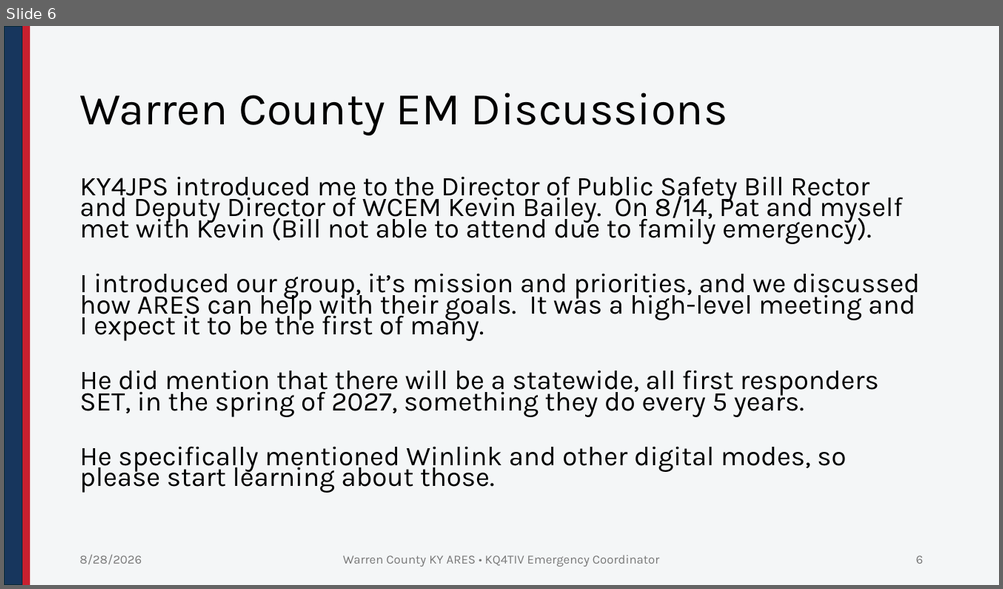
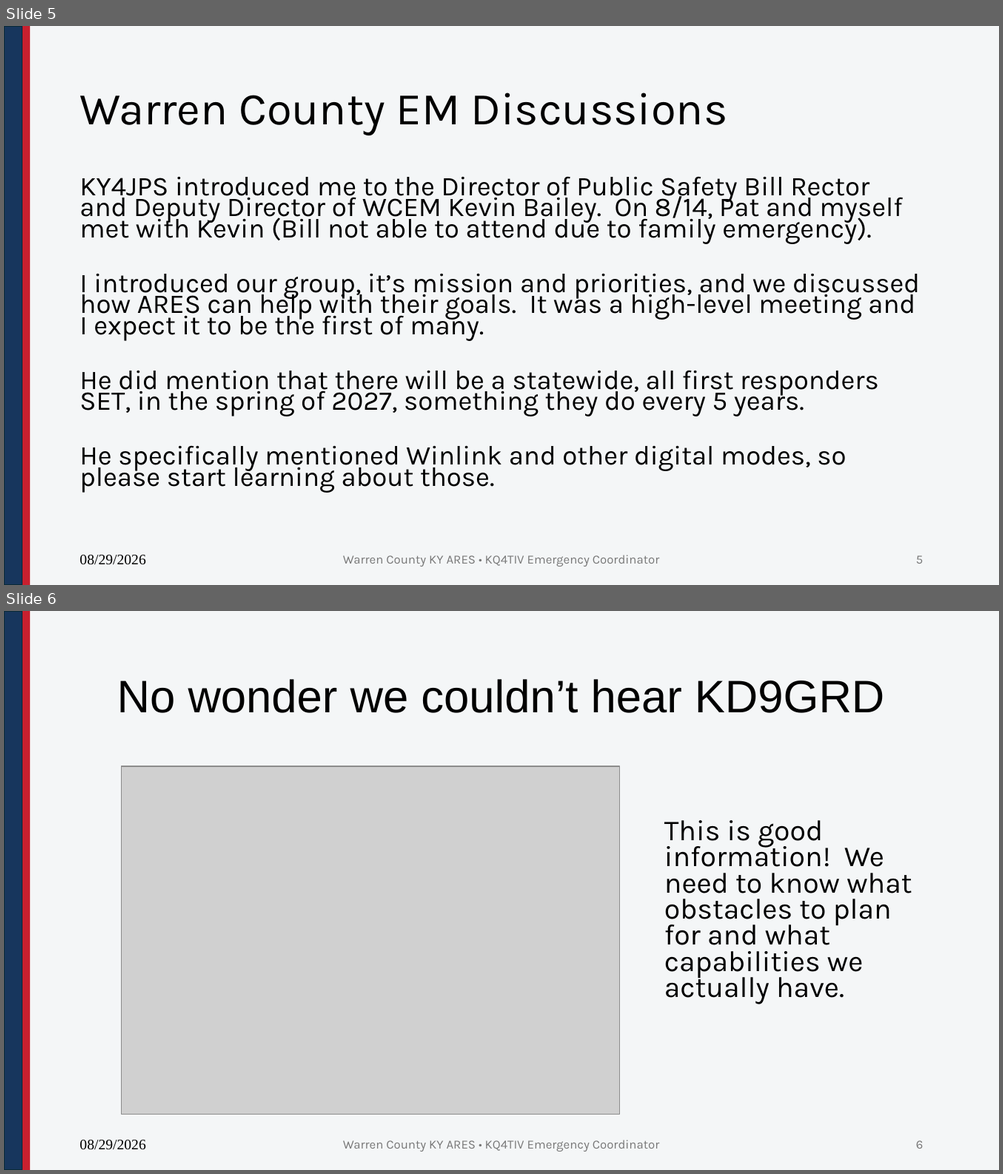
Before and after one commit to nathanielbutts/nathanielbutts.github.io, a slide deck: documents/training/WCKY ARES Meeting 20260903.pptx. Shown one above the other, each under a label of ours: slide 6 before the commit, slides 5 and 6 after it. The pictures are 1003x589 and 1003x1174 pixels, drawn with LibreOffice and Linux fonts; fonts in the diff are those of the drawing; grey boxes stand for pictures; background and template pictures are left out. Boxes give left, top, right and bottom in pixels: in the first picture for what was removed or moved away, otherwise in the second. Text is boxed around its words. In the diff, an @@ line names an element or a change of style, - is before the commit and + after.

```diff
--- a/documents/training/WCKY ARES Meeting 20260903.pptx
+++ b/documents/training/WCKY ARES Meeting 20260903.pptx
@@ slide 6 added at box(4, 611, 999, 1170), background #F4F6F7; not listed: 2 template elements that a slide beside it also shows @@
@@ title added at box(117, 679, 885, 713), 44 pt, text #000000 @@
+No wonder we couldn’t hear KD9GRD
@@ picture added at box(121, 766, 620, 1115) @@
@@ text added at box(664, 820, 911, 1005), 28 pt, text #000000 @@
+This is good information! We need to know what obstacles to plan for and what capabilities we actually have.
@@ text added at box(79, 1140, 145, 1150), 14 pt, text #000000 @@
+08/29/2026
@@ text added at box(343, 1140, 660, 1152), 12 pt, text #797979 @@
+Warren County KY ARES • KQ4TIV Emergency Coordinator
@@ page number added at box(916, 1141, 923, 1149), 12 pt, text #797979 @@
+6
@@ what was slide 6 is now slide 5 @@
@@ slide 5 changed as well @@
@@ text at box(79, 555, 145, 565): text changed; size 12 to 14 pt; font Karla to Times New Roman; text colour #797979 to #000000 @@
-8/28/2026
+08/29/2026
@@ page number at box(916, 556, 922, 564): text changed @@
-6
+5
```
Also in this commit, not shown: 7 other slides changed, 10 other files.
